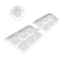
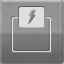
Revision of a layered 64 x 64 image; what changed, layer by layer:
added group "CTT_HighTechElectrical" with 3 layers above "Shape 1" over (12, 7, 51, 54)
added layer "Rounded Rectangle 2" in group "CTT_HighTechElectrical" over (19, 7, 44, 27)
added layer "Rounded Rectangle 3" in group "CTT_HighTechElectrical" over (12, 17, 51, 52)
hid group "CTT_AdvSolar" (3 layers) over (5, 6, 59, 54)
moved "Polygon 1 copy" into group "CTT_AdvSolar" over (10, 6, 26, 22)
showed "grey" over (0, 0, 64, 64)
